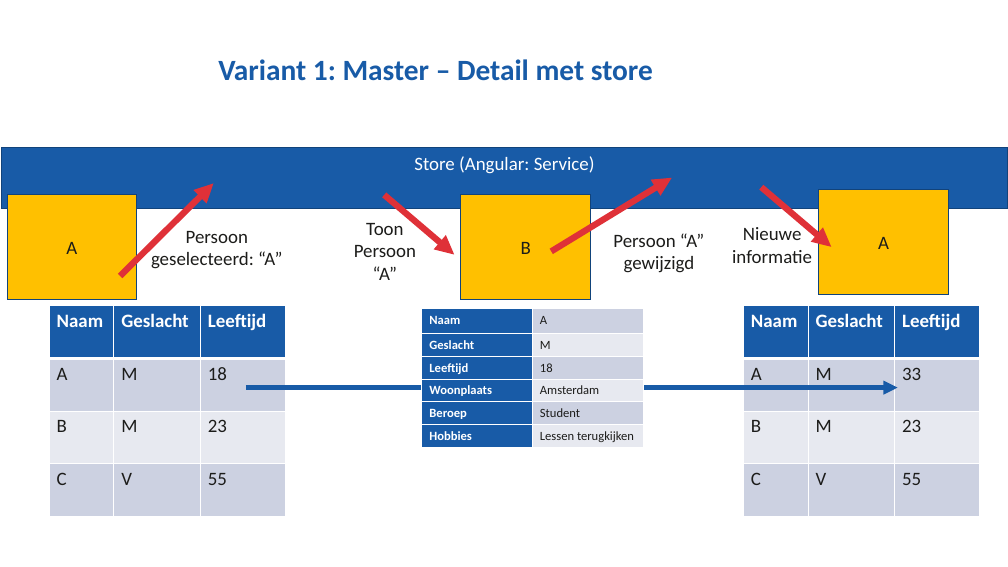
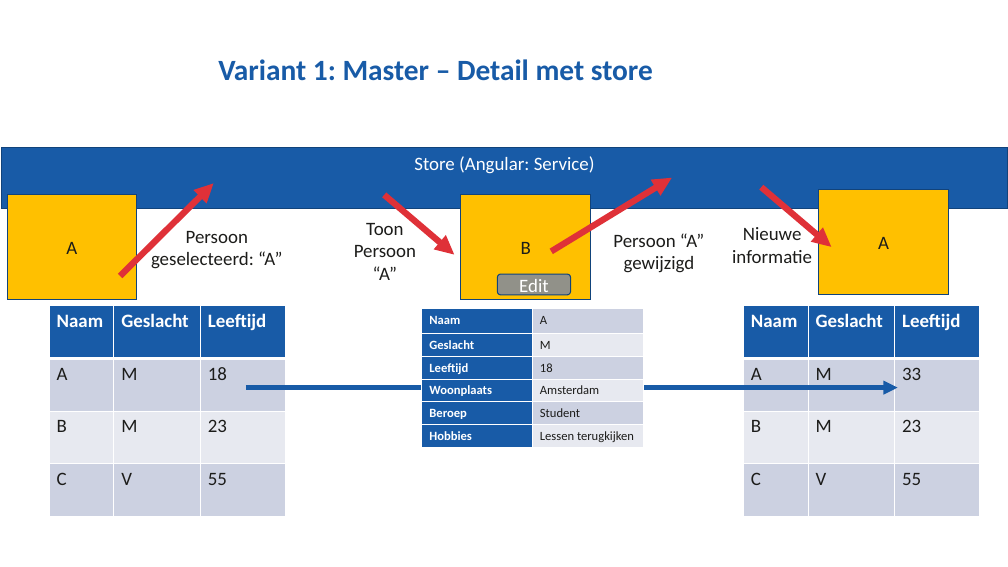
Before and after one commit to NHLStenden/Flex-WebDevelopment-FrontEndDevelopment, a slide deck: slide 43 of Presentatie/Front-End Development.pptx. Drawn at 1008x567 pixels with LibreOffice and Linux fonts; fonts in the diff are those of the drawing; background and template pictures are left out. Boxes give left, top, right and bottom in pixels: in the first picture for what was removed or moved away, otherwise in the second. Text is boxed around its words. In the diff, an @@ line names an element or a change of style, - is before the commit and + after.

```diff
--- a/Presentatie/Front-End Development.pptx
+++ b/Presentatie/Front-End Development.pptx
@@ rounded rectangle added at [498, 274, 571, 296], fill #919189, outline #12437C 1 pt, 18 pt, text #FFFFFF @@
+Edit
```
Also in this commit, not shown: 1 other slide changed, 2 slides added, 8 other files.
